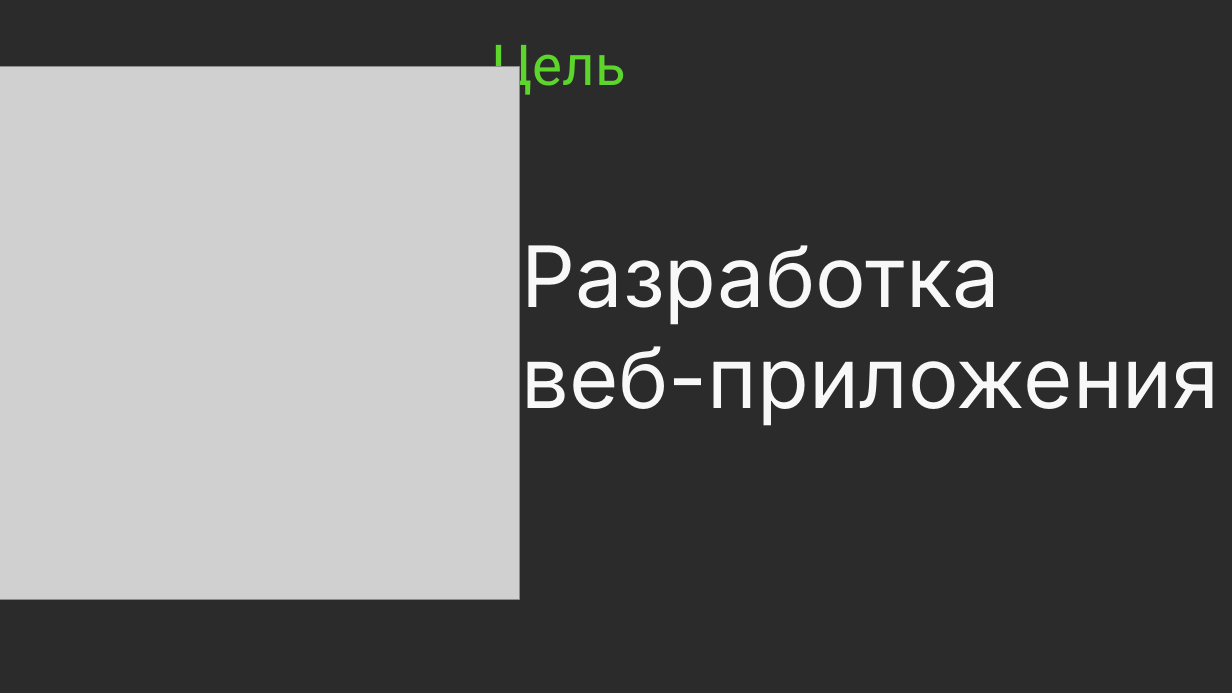
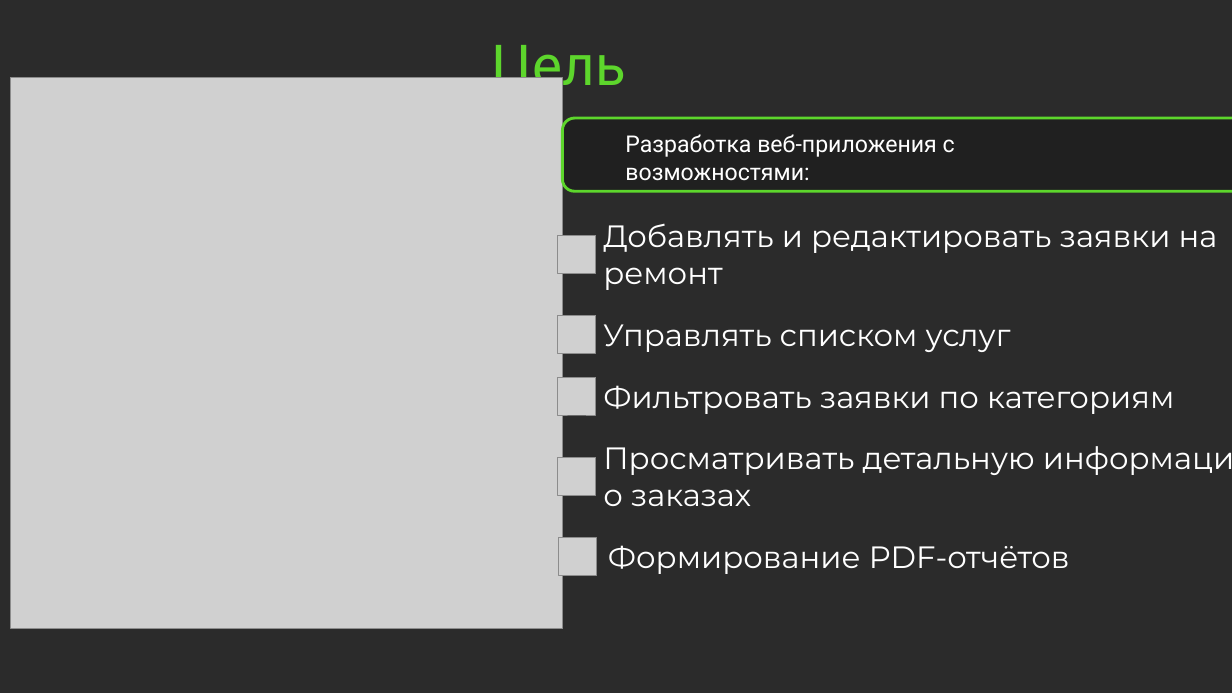
Before and after one commit to amadesya/CourseProject, a slide deck: slide 4 of Документация/Разработка подсистемы СмартФикс.pptx. Drawn at 1232x693 pixels with LibreOffice and Linux fonts; fonts in the diff are those of the drawing; grey boxes stand for pictures; background and template pictures are left out; a plain dark background stands for a picture behind light text. Boxes give left, top, right and bottom in pixels: in the first picture for what was removed or moved away, otherwise in the second. Text is boxed around its words. In the diff, an @@ line names an element or a change of style, - is before the commit and + after.

```diff
--- a/Документация/Разработка подсистемы СмартФикс.pptx
+++ b/Документация/Разработка подсистемы СмартФикс.pptx
@@ picture: place and size @@
-picture at (0,67,519,599)
+picture at (11,78,563,629)
@@ rounded rectangle added at (563,118,1232,191), fill #202020, outline #5DD62C 2.25 pt @@
@@ text at (625,134,955,181): text changed; size 66 to 18 pt; font Inter to Roboto; text colour #F8F8F8 to #FFFFFF @@
-Разработка
-веб-приложения
+Разработка веб-приложения c
+возможностями:
@@ picture added at (558,236,596,274) @@
@@ text added at (603,223,1218,290), 24 pt, text #FFFFFF @@
+Добавлять и редактировать заявки на ремонт
@@ picture added at (558,315,596,353) @@
@@ text added at (603,324,1011,352), 24 pt, text #FFFFFF @@
+Управлять списком услуг
@@ picture added at (558,377,596,415) @@
@@ text added at (603,385,1174,414), 24 pt, text #FFFFFF @@
+Фильтровать заявки по категориям
@@ text added at (603,447,1035,506), 24 pt, text #FFFFFF @@
+Просматривать детальную информацию о заказах
@@ picture added at (558,457,596,495) @@
@@ picture added at (558,538,596,576) @@
@@ text added at (608,545,1070,574), 24 pt, text #FFFFFF @@
+Формирование PDF-отчётов
```
Also in this commit, not shown: 2 other slides changed, 1 slide added, 1 slide removed.
